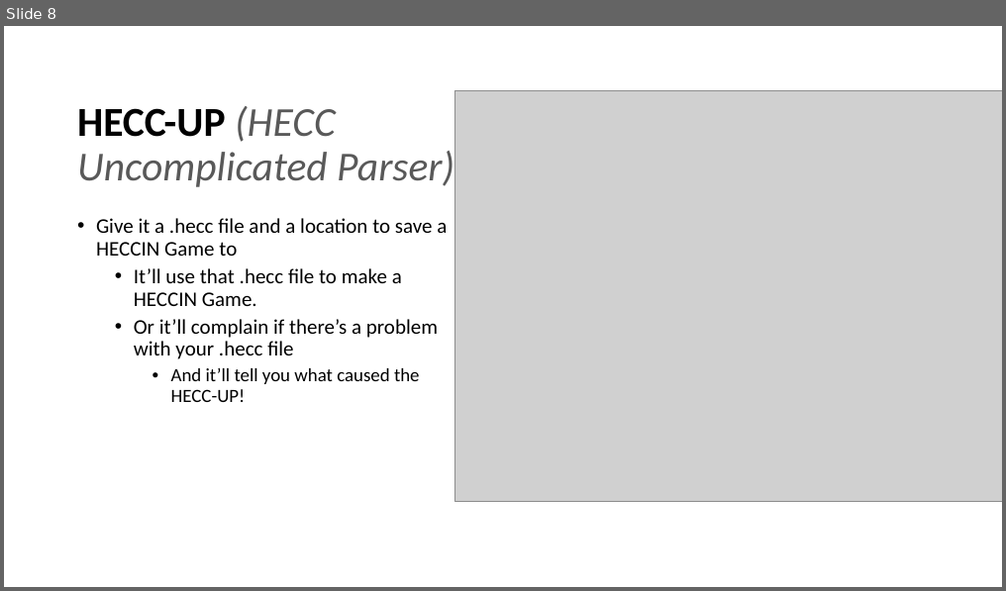
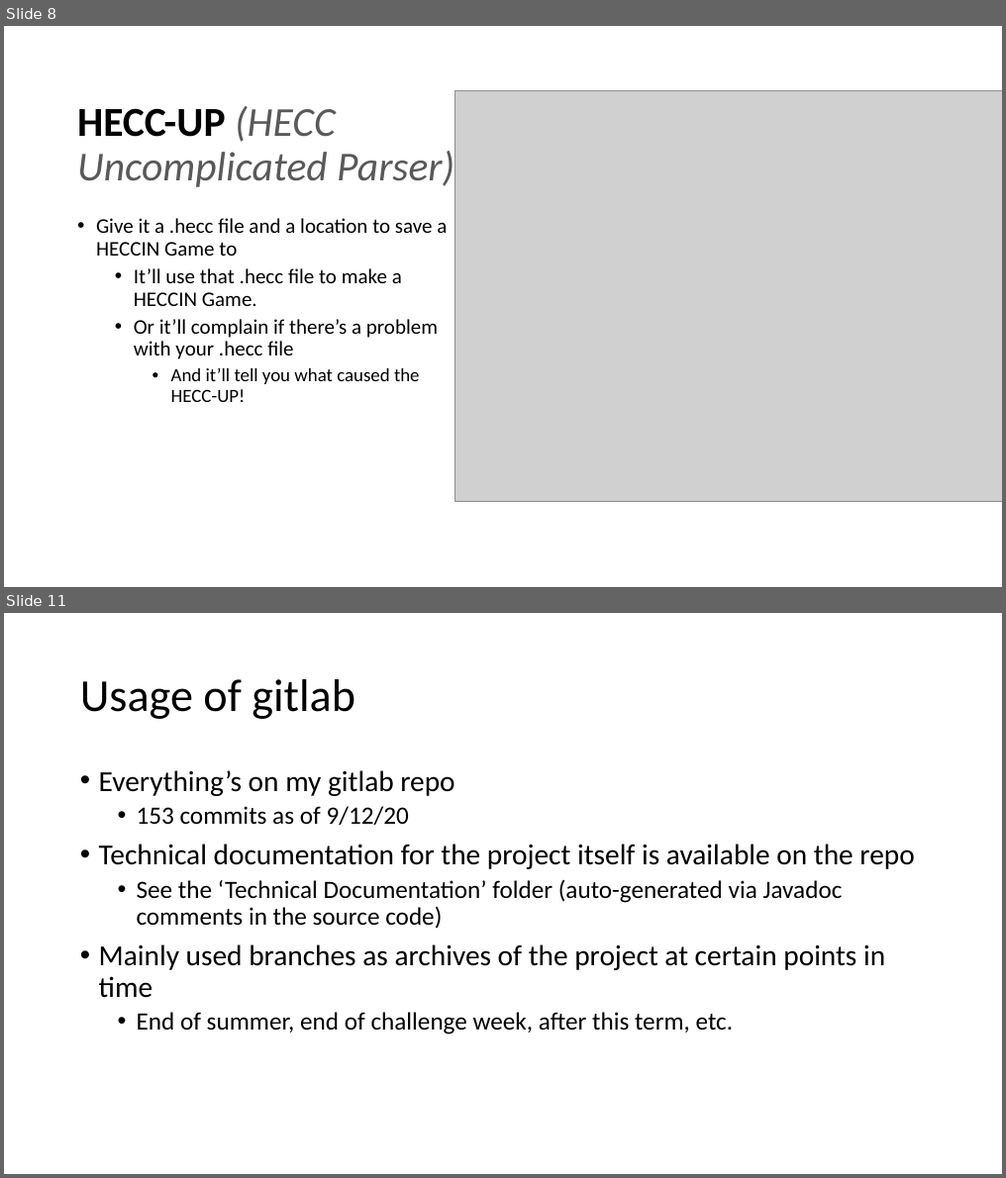
Before and after one commit to 11BelowStudio/HECC-IT, a slide deck: Reports n such/Week 11 Presentation.pptx. Shown one above the other, each under a label of ours: slide 8 before the commit, slides 8 and 11 after it; the slides between them are not shown. The pictures are 1006x591 and 1006x1178 pixels, drawn with LibreOffice and Linux fonts; fonts in the diff are those of the drawing; grey boxes stand for pictures; background and template pictures are left out. Boxes give left, top, right and bottom in pixels: in the first picture for what was removed or moved away, otherwise in the second. Text is boxed around its words. In the diff, an @@ line names an element or a change of style, - is before the commit and + after.

```diff
--- a/Reports n such/Week 11 Presentation.pptx
+++ b/Reports n such/Week 11 Presentation.pptx
@@ slide 11 added at (4, 613, 1002, 1174), background #FFFFFF @@
@@ title added at (80, 679, 355, 719), 44 pt, text #000000 @@
+Usage of gitlab
@@ text added at (99, 770, 914, 1035), 24 pt, text #000000 @@
+• Everything’s on my gitlab repo
+  • 153 commits as of 9/12/20
+• Technical documentation for the project itself is available on the repo
+  • See the ‘Technical Documentation’ folder (auto-generated via Javadoc comments in the source code)
+• Mainly used branches as archives of the project at certain points in time
+  • End of summer, end of challenge week, after this term, etc.
```
Also in this commit, not shown: 1 slide changed, 1 other slide added, 1 slide removed.
